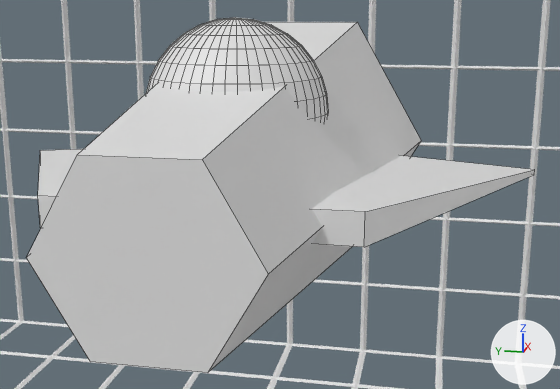
Before and after pictures for a commit that changed the Blender file scenes/cage.blend.
Both versions are drawn from a camera (50 mm lens) standing at (-3.435, -0.873, 0.797) and looking at (-0.005, -0.187, -0.06). Lighting does not change. The marker at lower right points along +X, +Y and +Z. The first picture is the older version. Mesh edges are drawn as thin lines on the coarser meshes.

In view in the first picture: 'Cage', 'Rocket'.
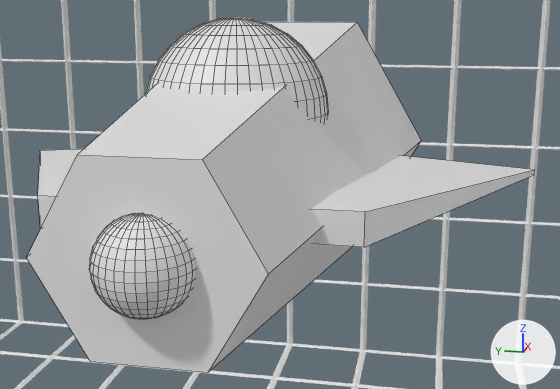
What the commit changed:
Mesh me_bullet is new.
It is a UV sphere (32 segments, 16 rings, poles along z) spanning x -0.17..0.17, y -0.17..0.17, z -0.17..0.17.
Object 'Bullet' (ob_bullet) is new; it shows me_bullet.
Its parent is ob_rocket.
Its matrix parent inverse is Matrix(((1.0, 0.0, 0.0, 0.06), (0.0, 1.0, 0.0, 0.0), (0.0, 0.0, 1.0, -0.33), (0.0, 0.0, 0.0, 1.0))).
Its location is (-1.24, 0.0, 0.0).

Boxes [x1, y1, x2, y2] around the edits, measured in the pictures (560 x 389 px):
'Bullet', added: after [89, 214, 195, 320]
